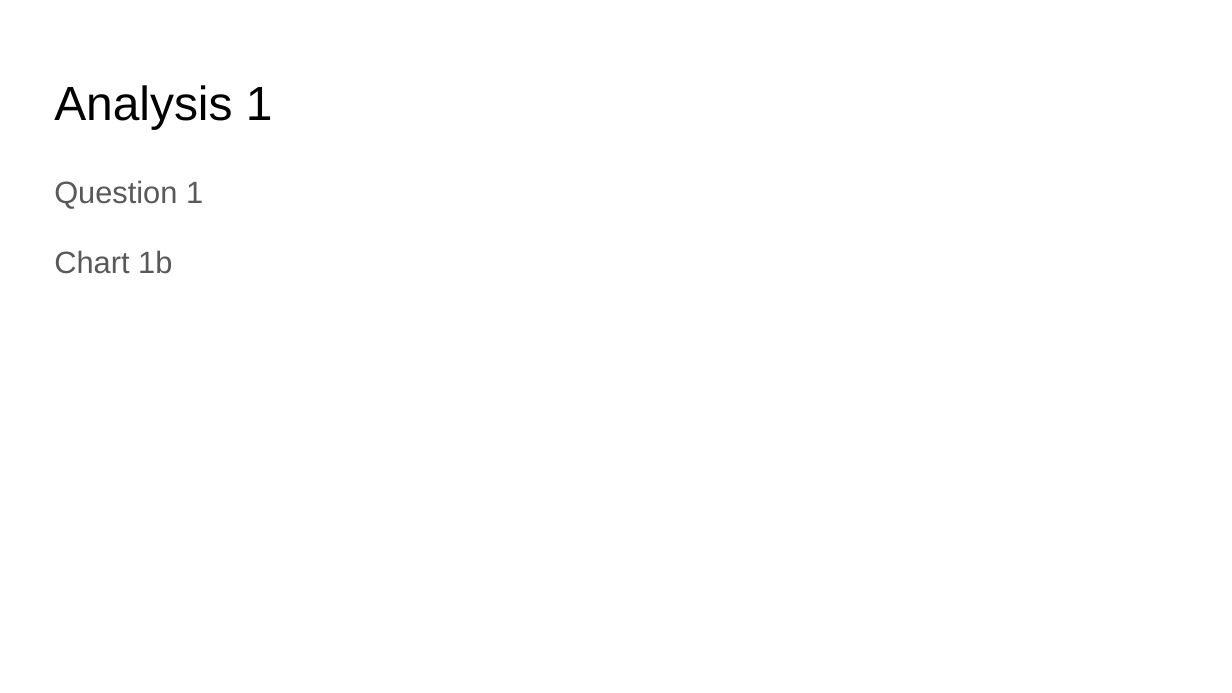
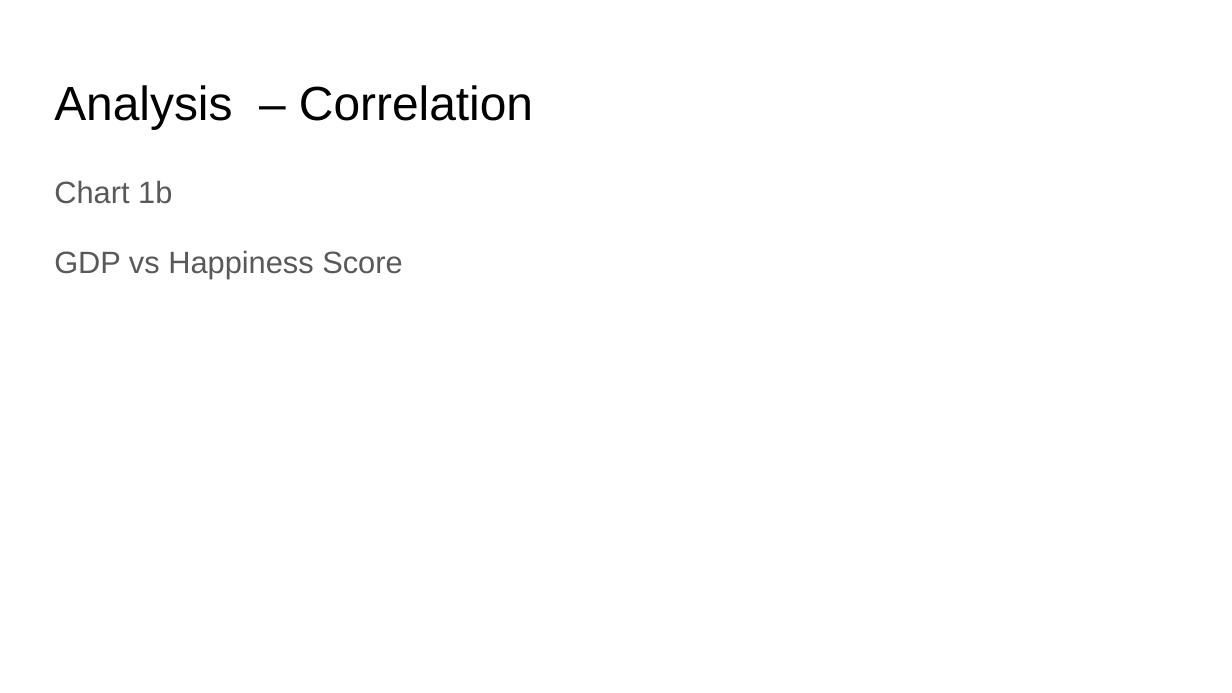
Before and after one commit to arvinseeva/TheHappyCo, a slide deck: slide 5 of TheHappyCo - Happiness.pptx. Drawn at 1232x693 pixels with LibreOffice and Linux fonts; fonts in the diff are those of the drawing. Boxes give left, top, right and bottom in pixels: in the first picture for what was removed or moved away, otherwise in the second. Text is boxed around its words. In the diff, an @@ line names an element or a change of style, - is before the commit and + after.

```diff
--- a/TheHappyCo - Happiness.pptx
+++ b/TheHappyCo - Happiness.pptx
@@ title at [54,85,533,129]: text changed @@
-Analysis 1
+Analysis – Correlation
@@ text at [54,180,203,209]: paragraph removed @@
-Question 1
@@ text at [54,250,402,279]: paragraph added @@
+GDP vs Happiness Score
```
Also in this commit, not shown: 5 other slides changed, 1 slide added.
